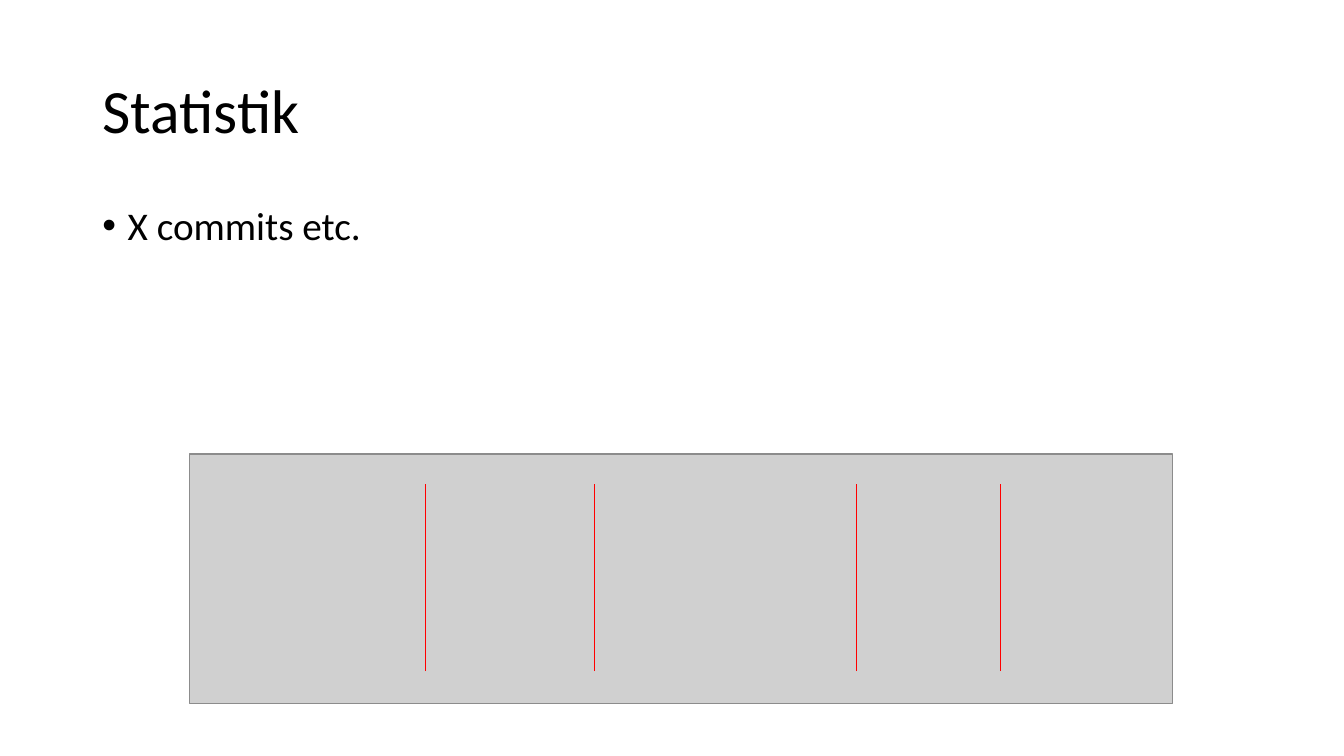
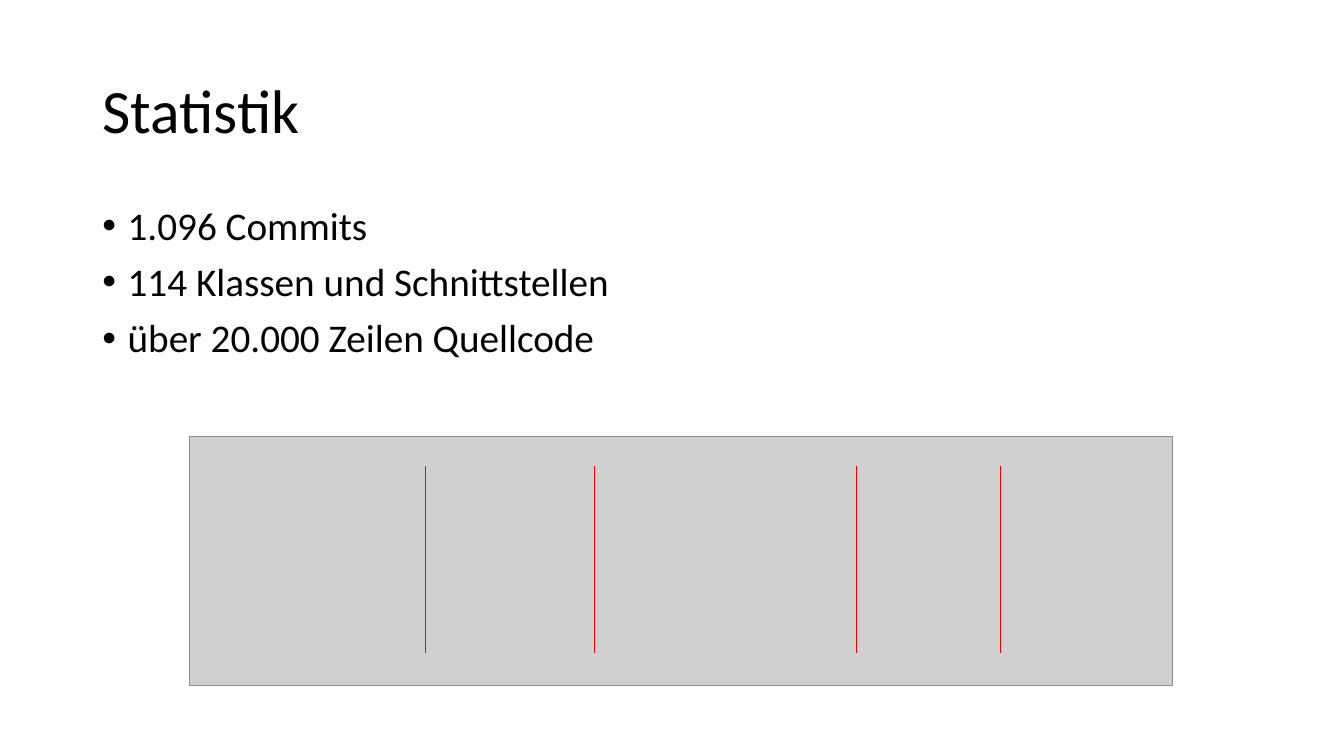
Before and after one commit to ChristianSchorr/repeated_games_pse, a slide deck: slide 9 of Dokumente/Abschluss/Präsentation.pptx. Drawn at 1344x756 pixels with LibreOffice and Linux fonts; fonts in the diff are those of the drawing; grey boxes stand for pictures. Boxes give left, top, right and bottom in pixels: in the first picture for what was removed or moved away, otherwise in the second. Text is boxed around its words. In the diff, an @@ line names an element or a change of style, - is before the commit and + after.

Commit message:
statistiken

```diff
--- a/Dokumente/Abschluss/Präsentation.pptx
+++ b/Dokumente/Abschluss/Präsentation.pptx
@@ text at (128, 213, 609, 358): text changed @@
-• X commits etc.
+• 1.096 Commits
+• 114 Klassen und Schnittstellen
+• über 20.000 Zeilen Quellcode
@@ picture: place and size @@
-picture at (190, 454, 1173, 704)
+picture at (190, 437, 1173, 687)
@@ 4 lines: place and size @@
-4 lines at (425, 484, 1000, 671)
+4 lines at (425, 466, 1000, 653)
```
